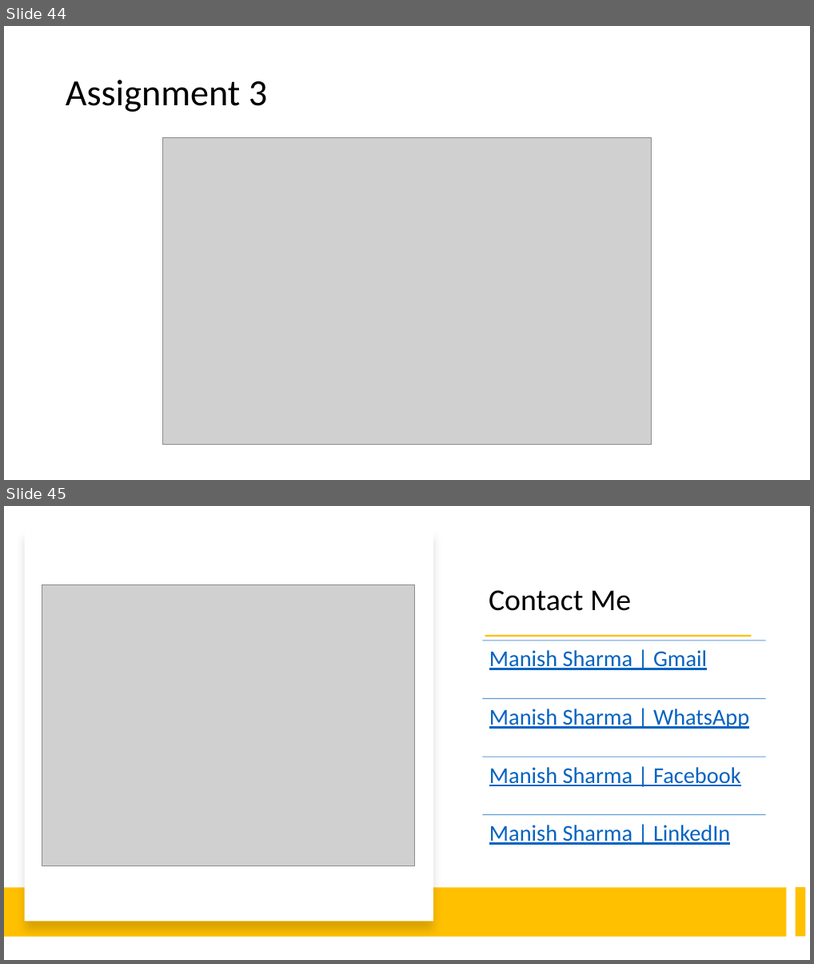
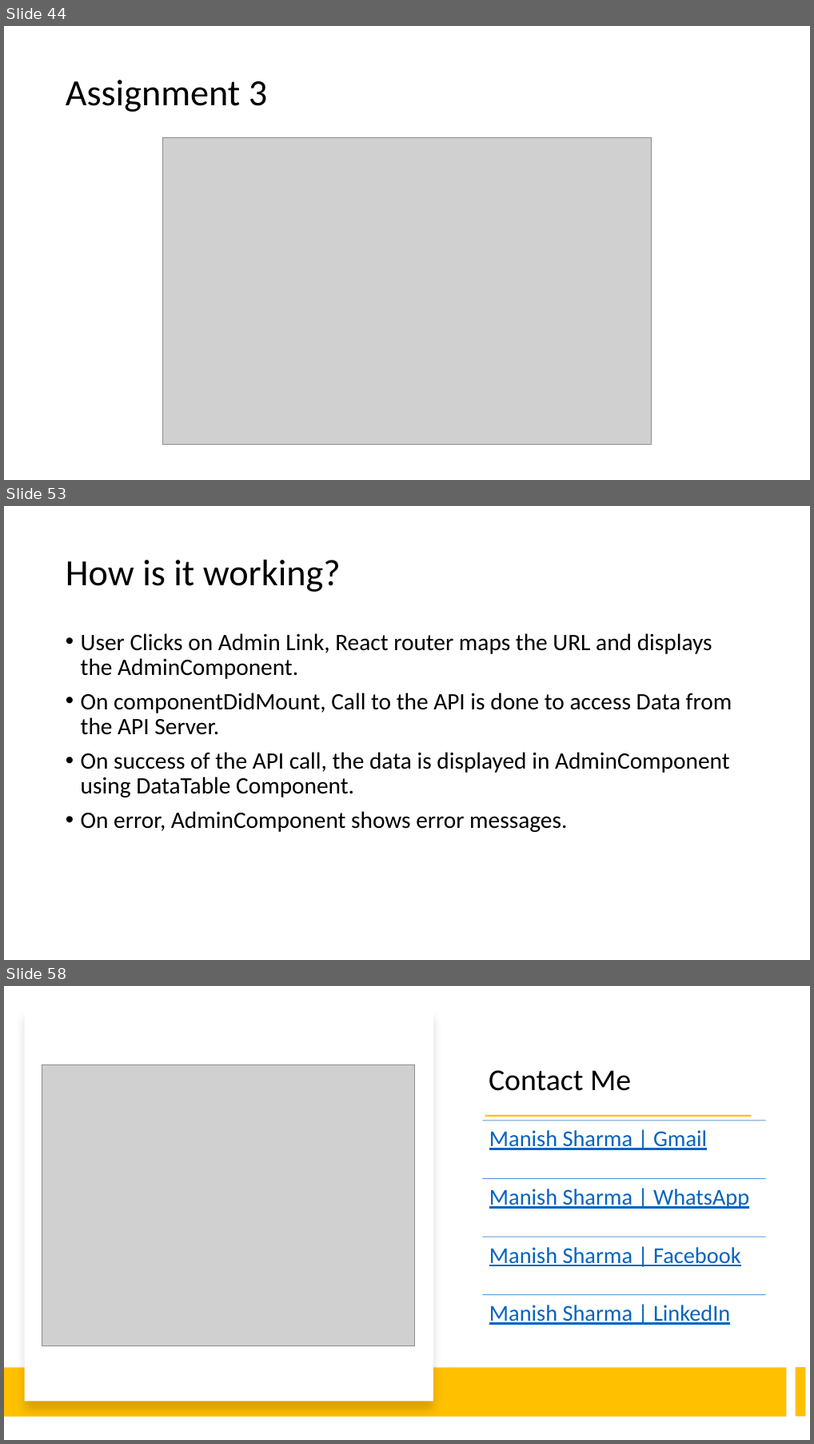
Before and after one commit to rath321/react-training-aug, a slide deck: Notes/React.pptx. Shown one above the other, each under a label of ours: slides 44 and 45 before the commit, slides 44, 53 and 58 after it; the slides between them are not shown. The pictures are 814x964 and 814x1444 pixels, drawn with LibreOffice and Linux fonts; fonts in the diff are those of the drawing; grey boxes stand for pictures. Boxes give left, top, right and bottom in pixels: in the first picture for what was removed or moved away, otherwise in the second. Text is boxed around its words. In the diff, an @@ line names an element or a change of style, - is before the commit and + after.

```diff
--- a/Notes/React.pptx
+++ b/Notes/React.pptx
@@ slide 53 added at [4,506,810,960], background #FFFFFF @@
@@ title added at [66,560,341,592], 44 pt, text #000000 @@
+How is it working?
@@ text added at [81,633,733,832], 28 pt, text #000000 @@
+• User Clicks on Admin Link, React router maps the URL and displays the AdminComponent.
+• On componentDidMount, Call to the API is done to access Data from the API Server.
+• On success of the API call, the data is displayed in AdminComponent using DataTable Component.
+• On error, AdminComponent shows error messages.
@@ what was slide 45 is now slide 58 @@
```
Also in this commit, not shown: 12 other slides added.
